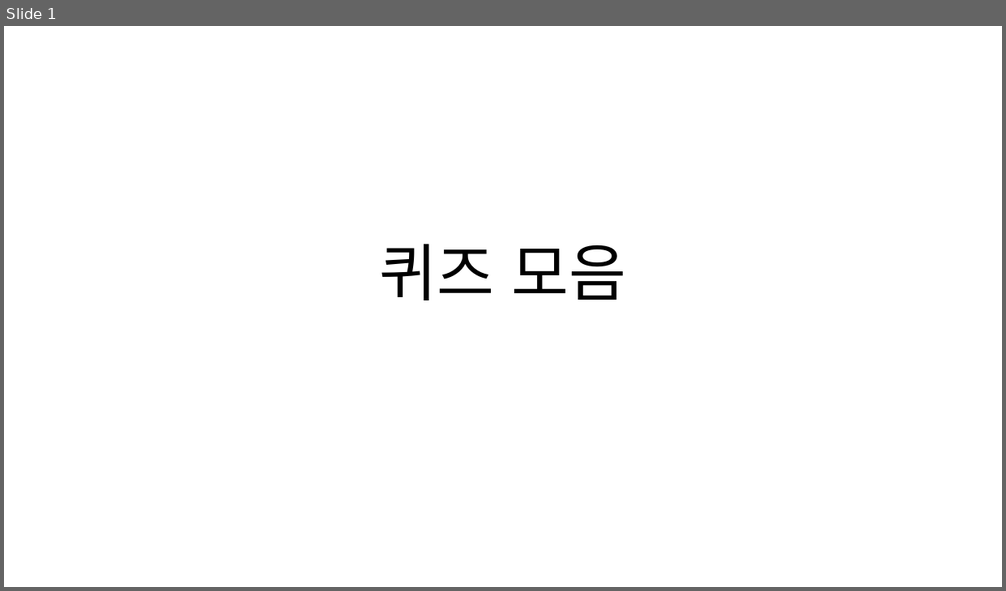
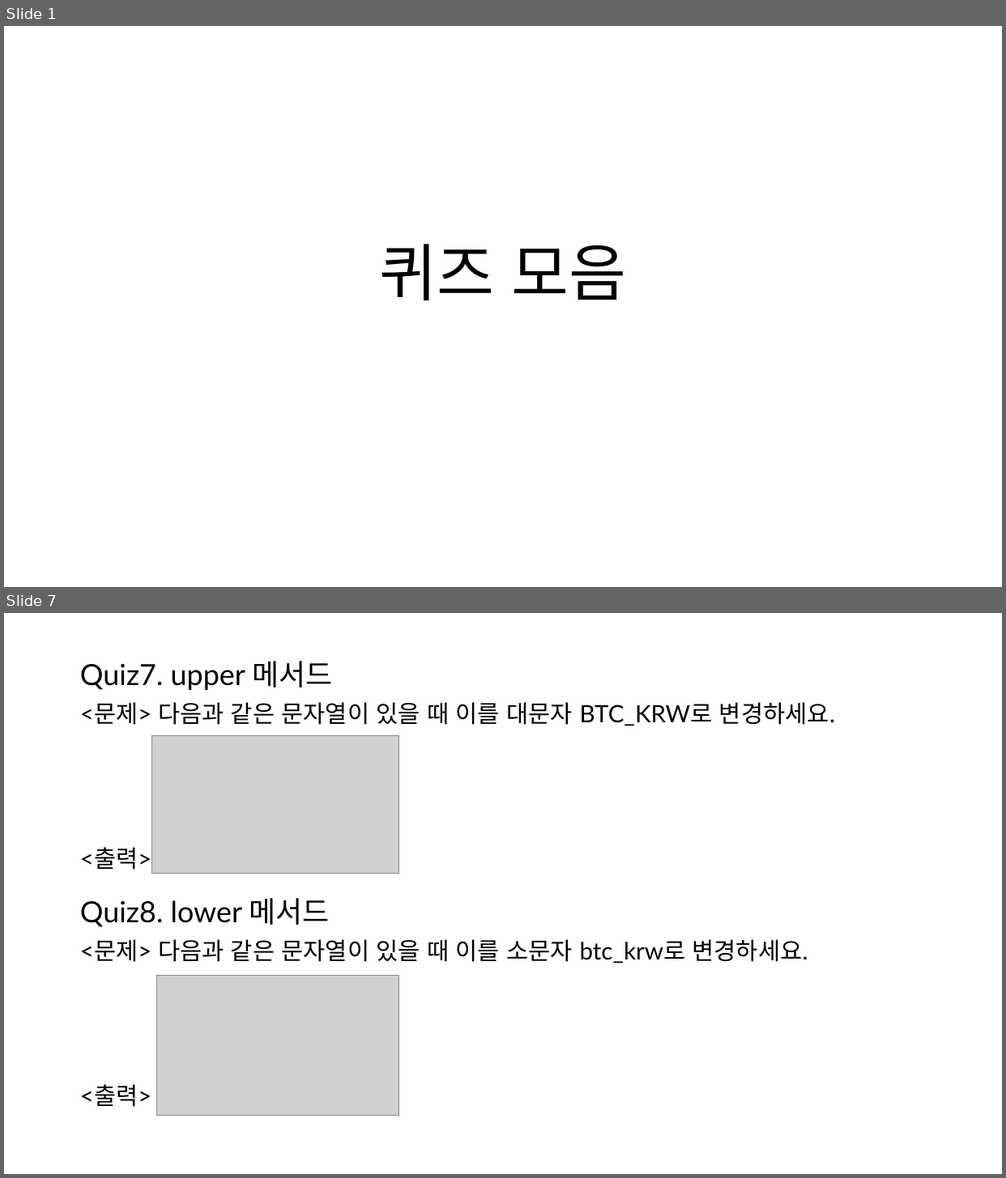
Before and after one commit to HongB1/2022-KHU-Bioinformatics-lab, a slide deck: image_slide/Quiz.pptx. Shown one above the other, each under a label of ours: slide 1 before the commit, slides 1 and 7 after it; the slides between them are not shown. The pictures are 1006x591 and 1006x1178 pixels, drawn with LibreOffice and Linux fonts; fonts in the diff are those of the drawing; grey boxes stand for pictures. Boxes give left, top, right and bottom in pixels: in the first picture for what was removed or moved away, otherwise in the second. Text is boxed around its words. In the diff, an @@ line names an element or a change of style, - is before the commit and + after.

```diff
--- a/image_slide/Quiz.pptx
+++ b/image_slide/Quiz.pptx
@@ slide 7 added at box(4, 613, 1002, 1174), background #FFFFFF @@
@@ text added at box(80, 661, 835, 871), 23 pt, text #000000 @@
+Quiz7. upper 메서드
+<문제> 다음과 같은 문자열이 있을 때 이를 대문자 BTC_KRW로 변경하세요.
+<출력>
@@ picture added at box(152, 736, 398, 873) @@
@@ text added at box(80, 898, 808, 1107), 23 pt, text #000000 @@
+Quiz8. lower 메서드
+<문제> 다음과 같은 문자열이 있을 때 이를 소문자 btc_krw로 변경하세요.
+<출력>
@@ picture added at box(157, 975, 399, 1116) @@
```
Also in this commit, not shown: 36 other slides added, 1 other file.
